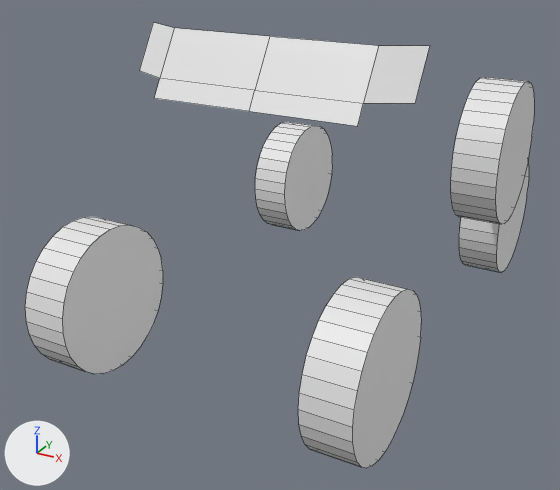
One commit to the Blender file Truck.blend: the scene before it, then after it.
Rendered twice from a 50 mm lens placed at (2.13, -4.65, 2.65), pointed at (-0.09, -0.6, 0.62). Arrows for +X, +Y and +Z are at lower left; the lights stay in place. Mesh edges are drawn as thin lines.
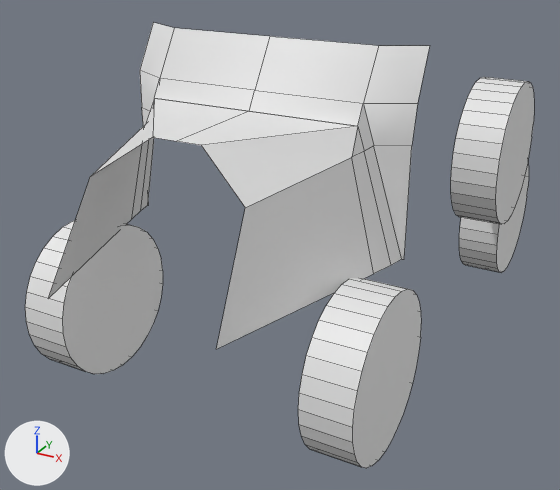
Commit message: Extrude the Front of the Truck

The change, as a list of edits to the scene's bpy script:
```text
Change me_plane:
    used by ob_plane; location = (0.0, -0.964, 1.856); rotation_euler = (1.025, 0.0, 0.0), in degrees (59, 0, 0); scale = (0.156, 0.156, 0.156)
    remove me_plane.from_pydata(...)  # 8 vertices, 3 faces; spans x 0.0..5.57, y -1.76..1.38, z -0.58..0.04
    add me_plane.from_pydata(...)  # 21 vertices, 12 faces; spans x 0.0..5.63, y -9.59..1.38, z -3.42..3.69
    me_plane part 1
    1 vertex moves from x 5.57, y -0.61, z -0.55 to x 5.63, y -0.56, z -0.63
    13 vertices are added at x 0.0..5.57, y -9.59..-1.76, z -3.42..3.69
    9 new faces join them
    me_plane part 2: 3 kept faces spanning x 0.0..5.63, y -1.76..1.38, z -0.63..0.04 are now shaded smooth
```

Where the change shows, as pixel boxes [x1, y1, x2, y2] in the pictures (560 x 490 px):
'Plane', reshaped (31% wider, 212% taller)
    before: [139, 22, 430, 126]
    after: [49, 22, 430, 349]
part 1 of me_plane, built on
    after: [49, 71, 418, 349]
part 2 of me_plane, shading changed
    both: [152, 47, 429, 126]
'Cylinder.003', unchanged, covered by the edit
    before: [255, 122, 332, 230]
